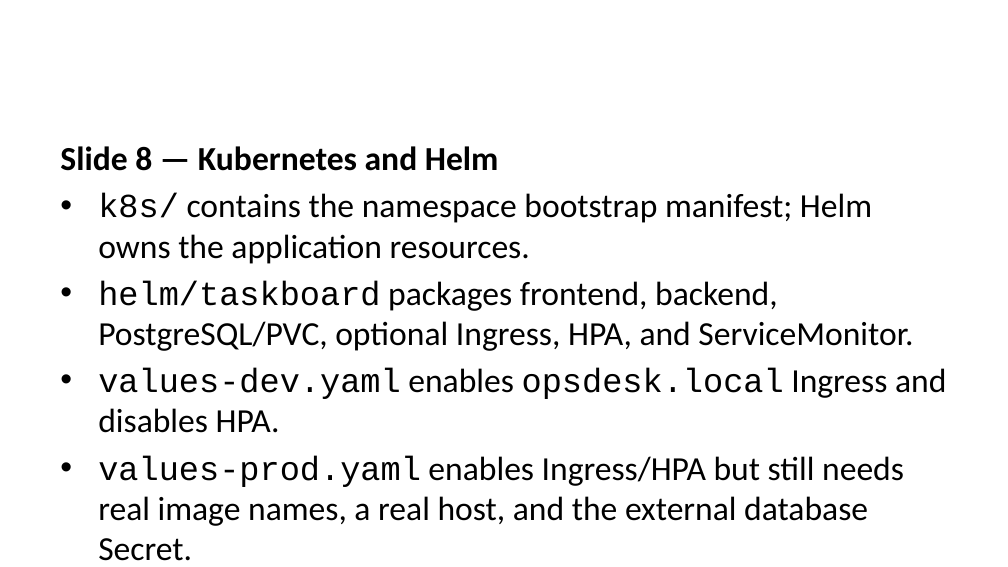
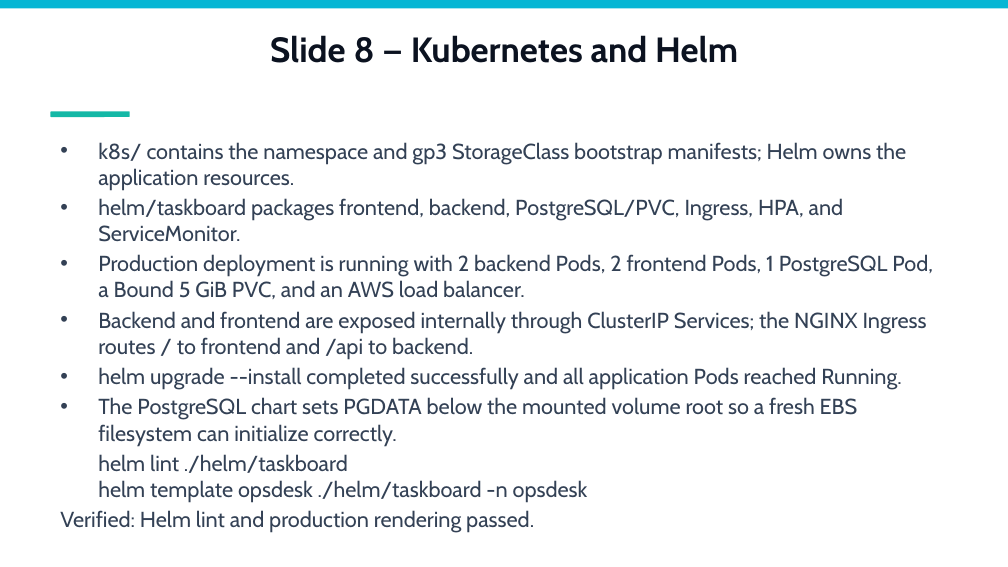
Before and after one commit to Akarsh1196/devsecops-csp, a slide deck: slide 9 of demo/presentation.pptx. Drawn at 1008x567 pixels with LibreOffice and Linux fonts; fonts in the diff are those of the drawing. Boxes give left, top, right and bottom in pixels: in the first picture for what was removed or moved away, otherwise in the second. Text is boxed around its words. In the diff, an @@ line names an element or a change of style, - is before the commit and + after.

Commit message:
Updated the presentation

```diff
--- a/demo/presentation.pptx
+++ b/demo/presentation.pptx
@@ background #FFFFFF to #F8FAFC @@
@@ rectangle added at (0,0,1008,8), fill #06B6D4 @@
@@ title added at (270,35,738,63), 25 pt, text #0B1220, bold @@
+Slide 8 — Kubernetes and Helm
@@ rounded rectangle added at (50,111,130,117), fill #14B8A6 @@
@@ text at (98,142,933,502): paragraph added @@
+Verified: Helm lint and production rendering passed.
@@ text at (98,142,933,446): text changed; size 24 to 15.5 pt; font Calibri to Cabin; text colour #000000 to #334155 @@
-Slide 8 — Kubernetes and Helm
-• k8s/ contains the namespace bootstrap manifest; Helm owns the application resources.
-• helm/taskboard packages frontend, backend, PostgreSQL/PVC, optional Ingress, HPA, and ServiceMonitor.
-• values-dev.yaml enables opsdesk.local Ingress and disables HPA.
-• values-prod.yaml enables Ingress/HPA but still needs real image names, a real host, and the external database Secret.
+• k8s/ contains the namespace and gp3 StorageClass bootstrap manifests; Helm owns the application resources.
+• helm/taskboard packages frontend, backend, PostgreSQL/PVC, Ingress, HPA, and ServiceMonitor.
+• Production deployment is running with 2 backend Pods, 2 frontend Pods, 1 PostgreSQL Pod, a Bound 5 GiB PVC, and an AWS load balancer.
+• Backend and frontend are exposed internally through ClusterIP Services; the NGINX Ingress routes / to frontend and /api to backend.
+• helm upgrade --install completed successfully and all application Pods reached Running.
+• The PostgreSQL chart sets PGDATA below the mounted volume root so a fresh EBS filesystem can initialize correctly.
@@ text at (98,454,588,502): size 24 to 15.5 pt, font Courier New to Cabin, text colour #000000 to #334155 in "helm lint ./helm/taskboard helm template opsdesk ./helm/task ..."; text colour #7D9029 to #334155 in "-n"; less space between paragraphs @@
```
Also in this commit, not shown: 10 other slides changed, 1 slide added, 1 slide removed, 3 other files.
